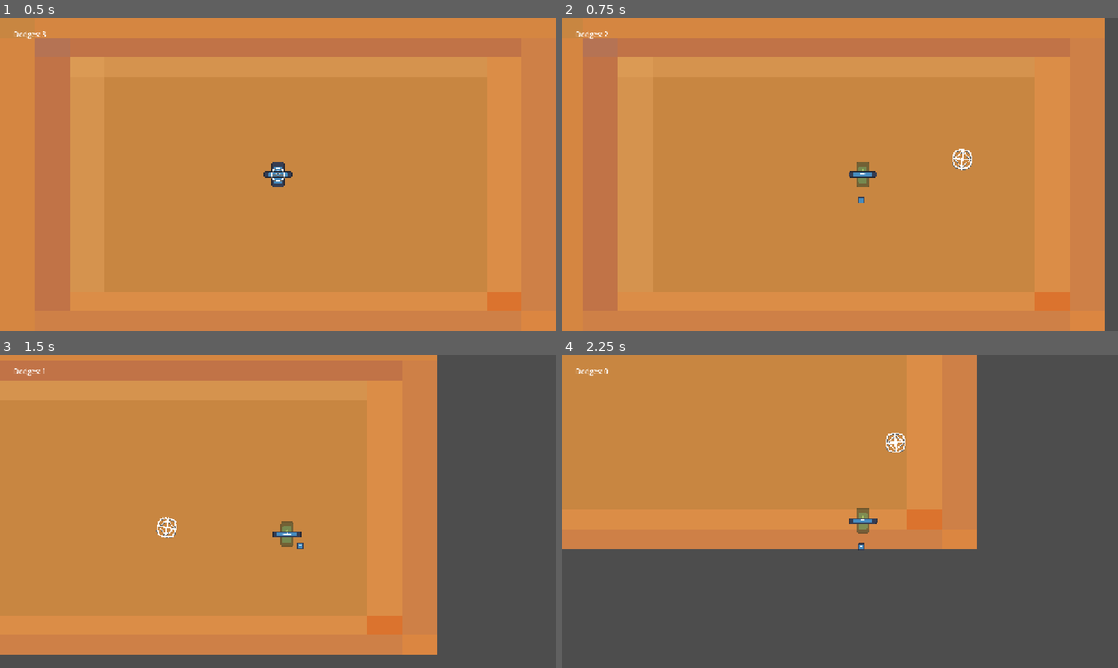
Above: before the commit, frames 1-4 (two rows, left to right).
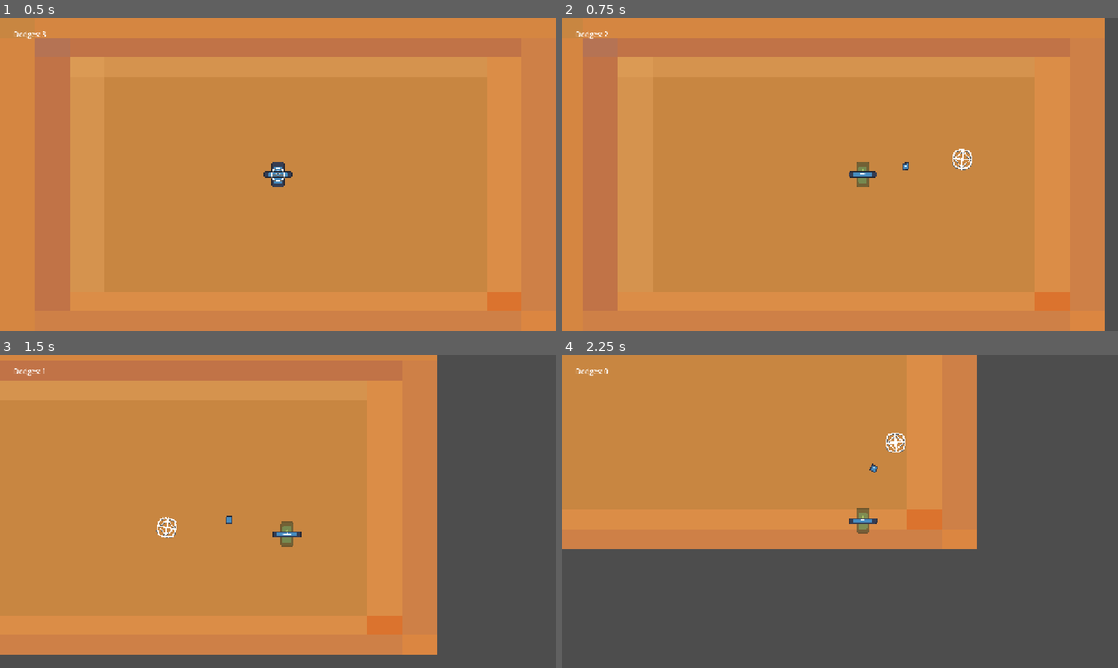
Above: after the commit, the same moments.

Repository: krockiedev/godotprojects
Game: Godot game, scene res://scenes/map.tscn
The game is run twice, just before and just after one commit, with the same random seed, the same clock (stepped at 60 frames per second) and the same inputs. The engine's default icon, where the game draws it, is replaced by a stand-in: a white triangle on a blue panel in a dark square.
Inputs (mouse positions are in pixels of both pictures, inside the frame that each line leads up to):
- Up to frame 1 (0.5 s): no input
- Up to frame 2 (0.75 s): tap Enter at 0.5 s; move the mouse to (962, 158) at 0.52 s; hold D (right) from 0.53 s (still down); right-click (962, 158) at 0.6 s; click (962, 158) at 0.67 s
- Up to frame 3 (1.5 s): move the mouse to (166, 527) at 1.27 s; release D (right) at 1.28 s; hold S (down) from 1.28 s (still down); right-click (166, 527) at 1.35 s; click (166, 527) at 1.42 s
- Up to frame 4 (2.25 s): move the mouse to (895, 442) at 2.02 s; release S (down) at 2.03 s; hold D (right) from 2.03 s (still down); right-click (895, 442) at 2.1 s; click (895, 442) at 2.17 s

Frame 1 is identical in both runs. In frame 2, less than 0.1% of the frame differs, in the area x 53-63%, y 46-60%; in frame 3, less than 0.1%, in the area x 40-55%, y 51-62%; in frame 4, less than 0.1%.

Commit message:
Added Bullet Direction
Bullet Fire now follows mouse cursor direction

Diff:
--- a/gungeon-like/gun.gd
+++ b/gungeon-like/gun.gd
@@ -13,10 +13,12 @@
 			if playernode.can_shoot:
 				var map_node = get_tree().get_first_node_in_group("bullets")
 				var bullet_instance = BULLET.instantiate()
-				bullet_instance.direction = Vector2(0.2,0.4)
+				var bullet_direction = global_position.direction_to(get_global_mouse_position())
+				bullet_instance.direction = bullet_direction
+				bullet_instance.angle = bullet_direction.angle()
+
 				bullet_instance.position = playernode.position
 				map_node.add_child(bullet_instance)
-				print("YOYOYO")
 				playernode.shoot()
 			else:
 				playernode.blank()
--- a/gungeon-like/scenes/bullet.gd
+++ b/gungeon-like/scenes/bullet.gd
@@ -1,13 +1,15 @@
 extends Area2D
 
-@export var SPEED : float = 1000
+@export var SPEED : float = 2000
 @export var direction: Vector2 = Vector2.LEFT
-
+@onready var sprite: Sprite2D = $Sprite2D
+@export var angle: float
 func _physics_process(delta: float) -> void:
 	position += direction.normalized() * SPEED * delta
 
+func _ready() -> void:
+	sprite.rotation = angle
 func screen_exitted() -> void:
-	print("Vat da Helly")
 	var tween_out = get_tree().create_tween()
 	tween_out.tween_property(self, "modulate", Color(1,1,1,0),0.5)\
 	.set_trans(Tween.TRANS_LINEAR)
--- a/gungeon-like/scripts/fall_border.gd
+++ b/gungeon-like/scripts/fall_border.gd
@@ -53,7 +53,6 @@
 
 func _on_body_entered(foot: Area2D) -> void:
 	if Engine.is_editor_hint(): return
-	print("Entered")
 	var body = foot.get_parent()
 
 	if body and body.is_in_group("player"):
